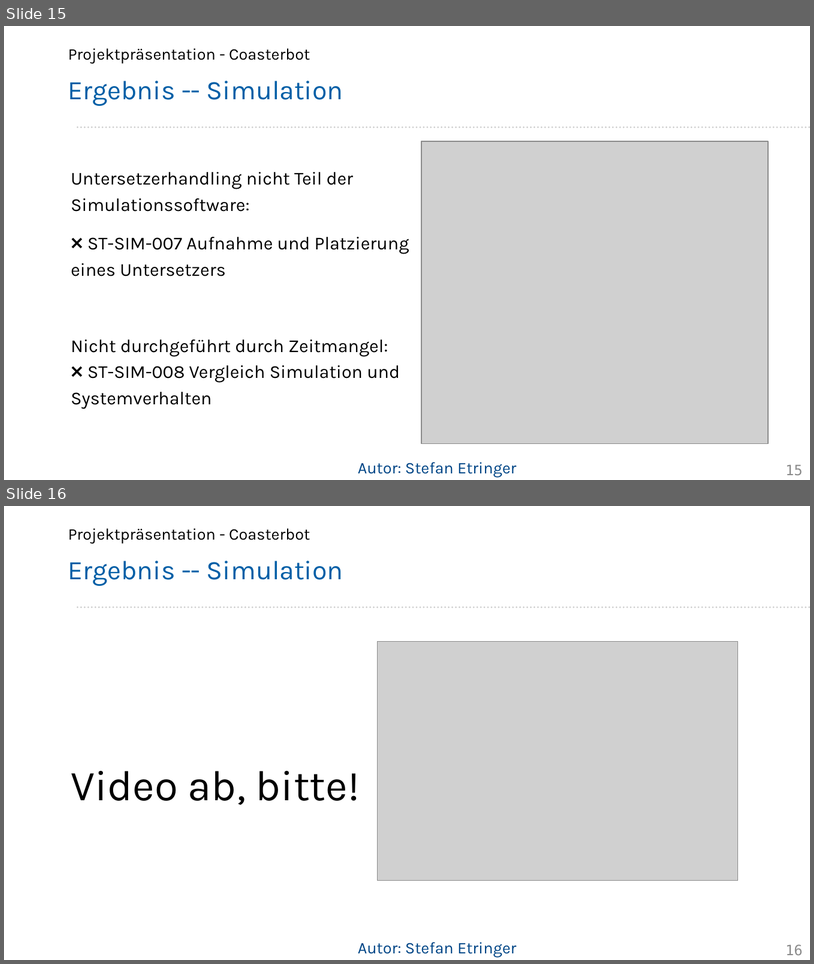
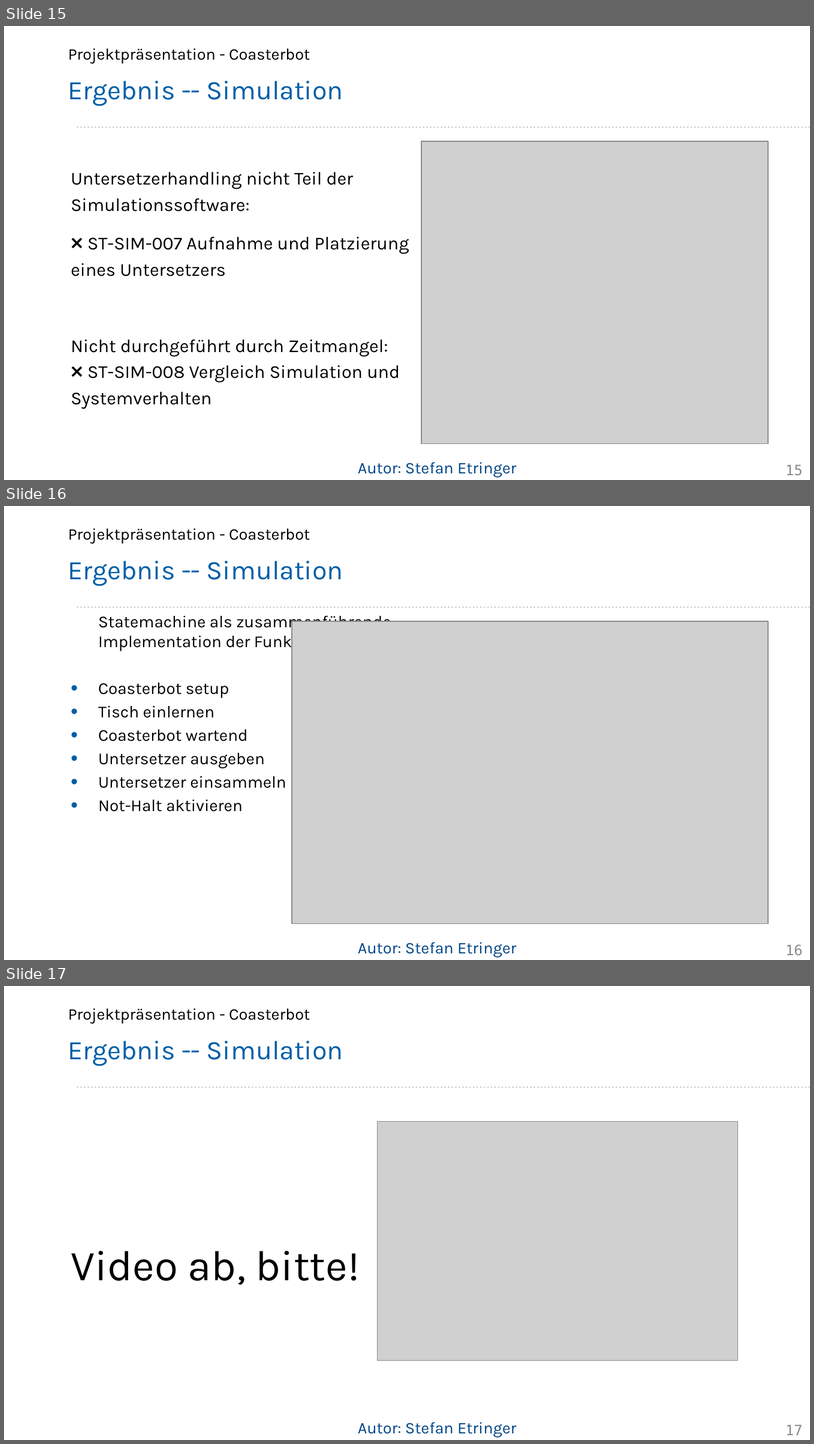
Before and after one commit to Project-CoasterBot/coasterbot, a slide deck: M6_Projekträsentation/se_Projektpräsentation_Coasterbot.odp. Shown one above the other, each under a label of ours: slides 15 and 16 before the commit, slides 15, 16 and 17 after it. The pictures are 814x964 and 814x1444 pixels, drawn with LibreOffice and Linux fonts; fonts in the diff are those of the drawing; grey boxes stand for pictures; background and template pictures are left out. Boxes give left, top, right and bottom in pixels: in the first picture for what was removed or moved away, otherwise in the second. Text is boxed around its words. In the diff, an @@ line names an element or a change of style, - is before the commit and + after.

Commit message:
Statemachine Folie hinzugefügt

```diff
--- a/M6_Projekträsentation/se_Projektpräsentation_Coasterbot.odp
+++ b/M6_Projekträsentation/se_Projektpräsentation_Coasterbot.odp
@@ slide 16 added at [4,506,810,960], background #FFFFFF; not listed: 1 template element that a slide beside it also shows @@
@@ text added at [68,528,310,544], 16 pt, text #000000 @@
+Projektpräsentation - Coasterbot
@@ title added at [68,561,344,586], 26.4 pt, text #005EA6 @@
+Ergebnis -- Simulation
@@ text added at [98,615,391,811], 16.5 pt, text #000000 @@
+Statemachine als zusammenführende Implementation der Funktionen:
+• Coasterbot setup
+• Tisch einlernen
+• Coasterbot wartend
+• Untersetzer ausgeben
+• Untersetzer einsammeln
+• Not-Halt aktivieren
@@ picture added at [293,621,768,923] @@
@@ text added at [358,942,516,957], 16 pt, text #004586 @@
+Autor: Stefan Etringer
@@ page number added at [786,944,803,955], 14 pt, text #8C8C8C @@
+16
@@ what was slide 16 is now slide 17 @@
@@ page number at [786,1425,803,1435]: text changed @@
-16
+17
```
